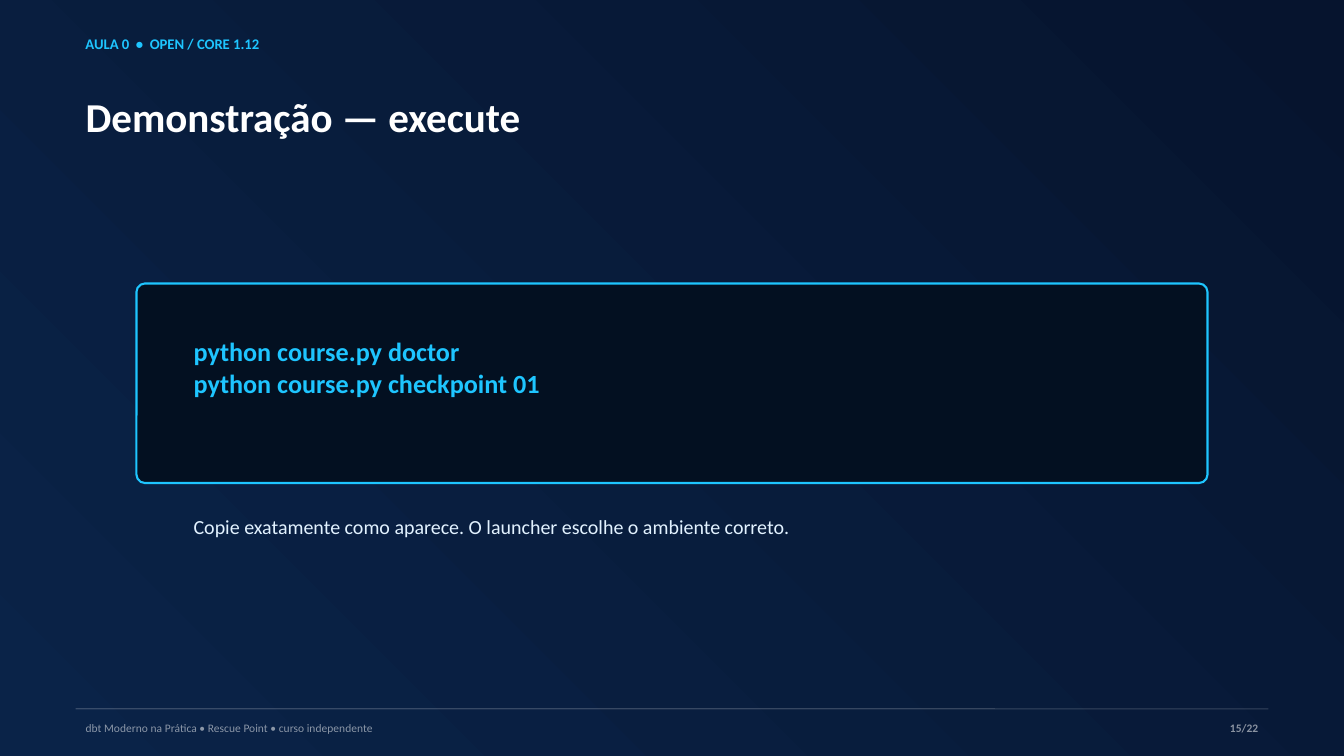
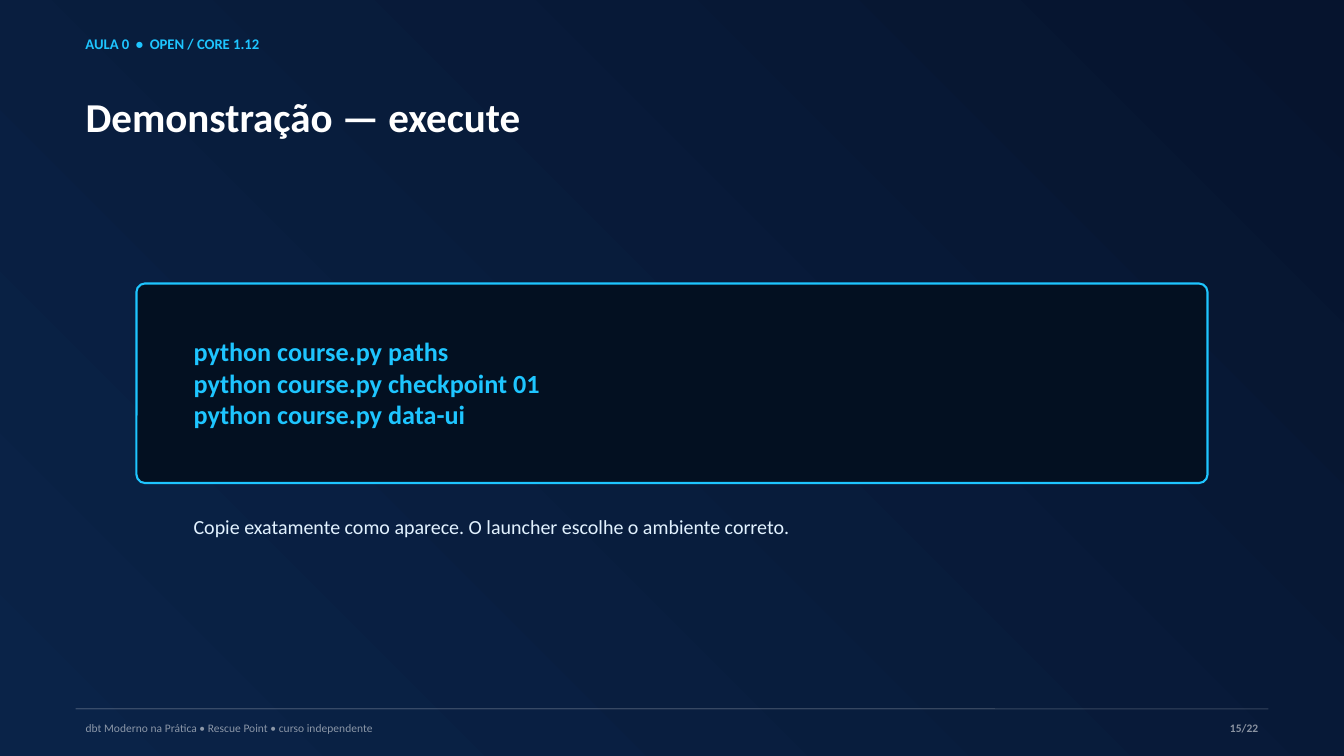
Before and after one commit to AnselmoBorges/dbt-moderno-na-pratica, a slide deck: slide 15 of assets/decks/aula-00-ambiente.pptx. Drawn at 1344x756 pixels with LibreOffice and Linux fonts; fonts in the diff are those of the drawing. Boxes give left, top, right and bottom in pixels: in the first picture for what was removed or moved away, otherwise in the second. Text is boxed around its words. In the diff, an @@ line names an element or a change of style, - is before the commit and + after.

```diff
--- a/assets/decks/aula-00-ambiente.pptx
+++ b/assets/decks/aula-00-ambiente.pptx
@@ text at (x1=194, y1=342, x2=448, y2=365): text changed @@
-python course.py doctor
+python course.py paths
@@ text at (x1=194, y1=405, x2=465, y2=428): paragraph added @@
+python course.py data-ui
```
Also in this commit, not shown: 8 other slides changed, 6 other files.
